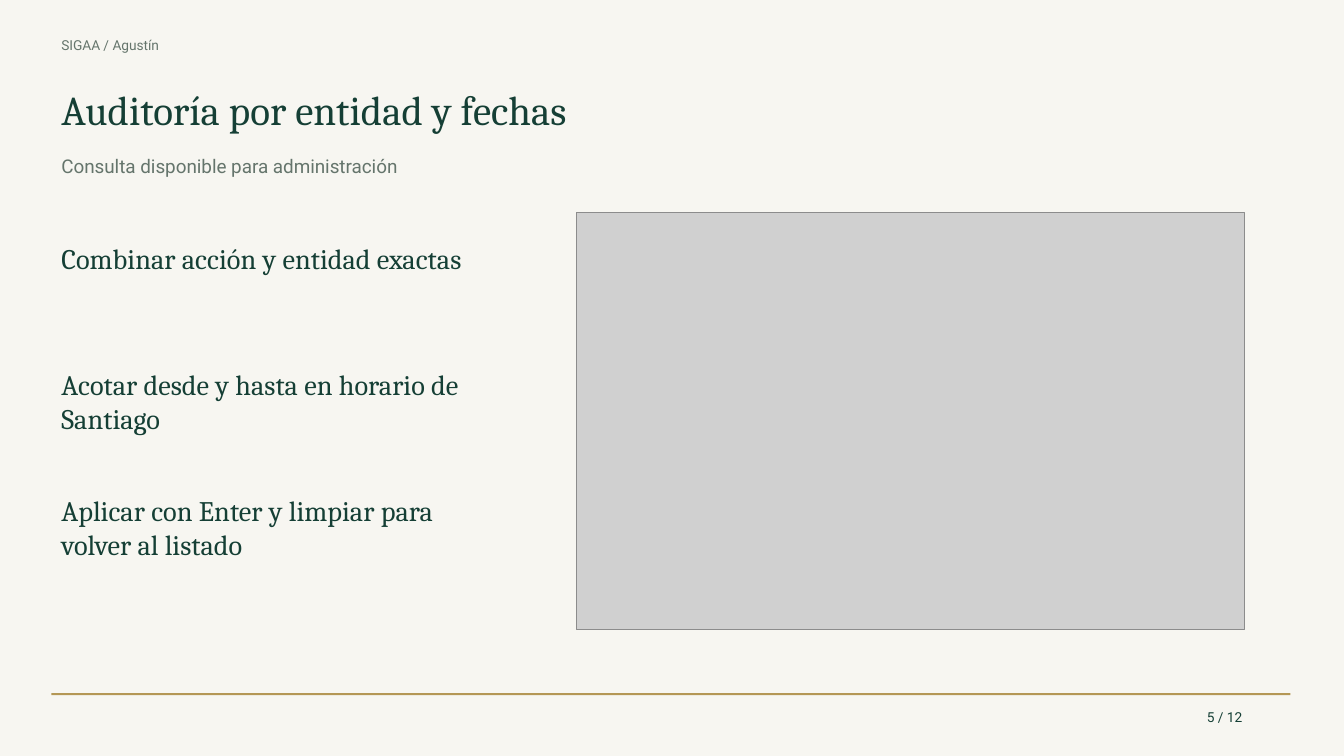
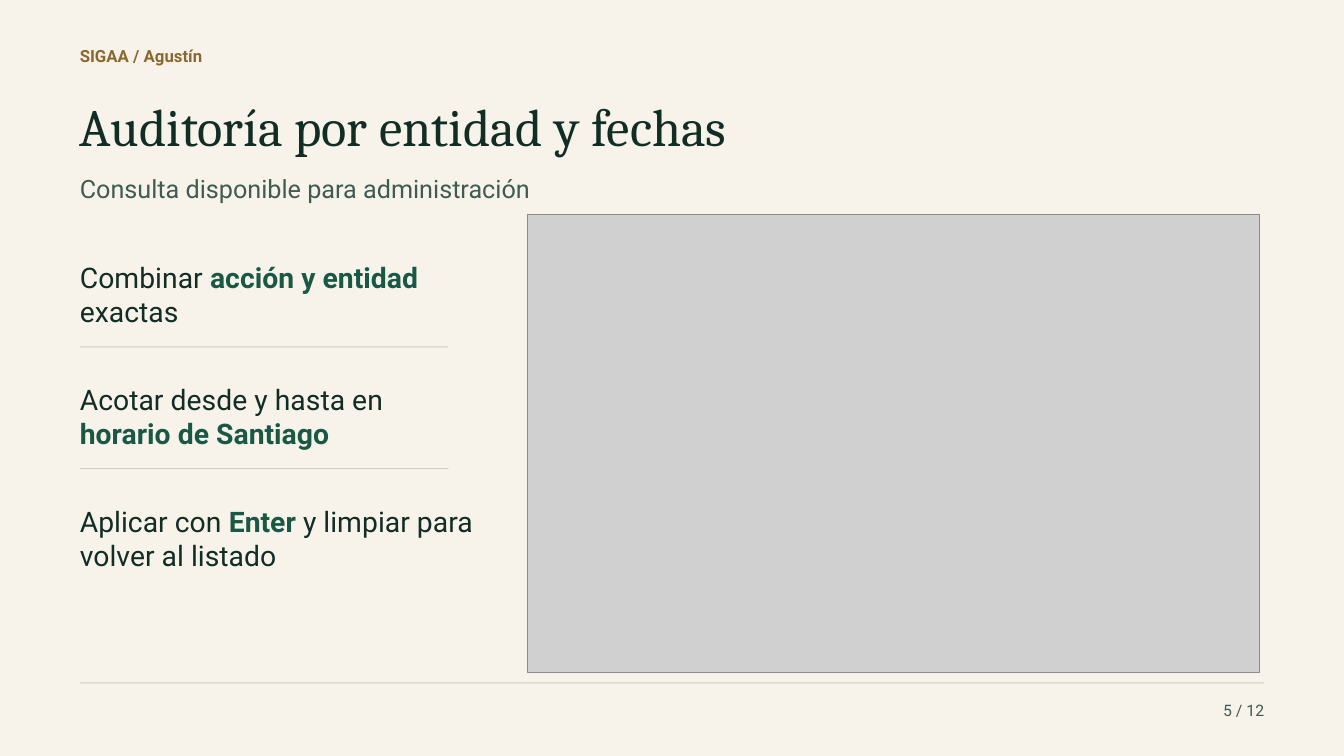
Before and after one commit to joellopez775/SIGAA-Capstone-2026, a slide deck: slide 5 of Fase 2/Evidencias Proyecto/SIGAA/output/presentaciones/Avance SIGAA - 12 noviembre 2026.pptx. Drawn at 1344x756 pixels with LibreOffice and Linux fonts; fonts in the diff are those of the drawing; grey boxes stand for pictures. Boxes give left, top, right and bottom in pixels: in the first picture for what was removed or moved away, otherwise in the second. Text is boxed around its words. In the diff, an @@ line names an element or a change of style, - is before the commit and + after.

```diff
--- a/Fase 2/Evidencias Proyecto/SIGAA/output/presentaciones/Avance SIGAA - 12 noviembre 2026.pptx
+++ b/Fase 2/Evidencias Proyecto/SIGAA/output/presentaciones/Avance SIGAA - 12 noviembre 2026.pptx
@@ background #F7F6F1 to #F7F3EA @@
@@ text "SIGAA / Agustín": place and size @@
-text "SIGAA / Agustín" at <box>61,40,159,53</box>
+text "SIGAA / Agustín" at <box>80,49,203,66</box>
@@ text "SIGAA / Agustín" at <box>80,49,203,66</box>: size 9.8 to 12 pt, text colour #65756C to #8A682E, bold on; vertical alignment top to middle @@
@@ text "Auditoría por entidad y fechas": place and size @@
-text "Auditoría por entidad y fechas" at <box>61,96,567,134</box>
+text "Auditoría por entidad y fechas" at <box>80,108,726,157</box>
@@ text "Auditoría por entidad y fechas" at <box>80,108,726,157</box>: size 29.2 to 37.5 pt, text colour #153F35 to #122D24; vertical alignment top to middle @@
@@ text "Consulta disponible para administración": place and size @@
-text "Consulta disponible para administración" at <box>61,159,398,177</box>
+text "Consulta disponible para administración" at <box>80,179,530,203</box>
@@ text "Consulta disponible para administración" at <box>80,179,530,203</box>: size 13.5 to 18 pt, text colour #65756C to #405B50; vertical alignment top to middle @@
@@ picture: place and size @@
-picture at <box>576,212,1244,630</box>
+picture at <box>527,214,1260,671</box>
@@ text "Combinar acción y entidad exactas": place and size @@
-text "Combinar acción y entidad exactas" at <box>61,249,461,275</box>
+text "Combinar acción y entidad exactas" at <box>80,266,418,323</box>
@@ text "Combinar acción y entidad exactas" at <box>80,266,418,323</box>: font Cambria to Roboto; text colour #153F35 to #122D24 in "Combinar exactas"; text colour #153F35 to #1A5846, bold on in "acción y entidad"; vertical alignment top to middle @@
@@ rectangle added at <box>80,347,449,348</box>, fill #CDCFC1 @@
@@ text "Acotar desde y hasta en ...": place and size @@
-text "Acotar desde y hasta en ..." at <box>61,375,458,435</box>
+text "Acotar desde y hasta en ..." at <box>80,388,383,450</box>
@@ text "Acotar desde y hasta en ..." at <box>80,388,383,450</box>: font Cambria to Roboto; text colour #153F35 to #122D24 in "Acotar desde y hasta en"; text colour #153F35 to #1A5846, bold on in "horario de Santiago"; vertical alignment top to middle @@
@@ rectangle added at <box>80,469,449,470</box>, fill #CDCFC1 @@
@@ text "Aplicar con Enter y limpiar ...": place and size @@
-text "Aplicar con Enter y limpiar ..." at <box>61,501,433,556</box>
+text "Aplicar con Enter y limpiar ..." at <box>80,510,473,567</box>
@@ text "Aplicar con Enter y limpiar ..." at <box>80,510,473,567</box>: font Cambria to Roboto; text colour #153F35 to #122D24 in "Aplicar con y limpiar para volver al ..."; text colour #153F35 to #1A5846, bold on in "Enter"; vertical alignment top to middle @@
@@ rectangle: place and size @@
-rectangle at <box>51,694,1291,696</box>
+rectangle at <box>80,683,1264,684</box>
@@ rectangle at <box>80,683,1264,684</box>: fill #B49755 to #CDCFC1 @@
@@ text "5 / 12": place and size @@
-text "5 / 12" at <box>1207,712,1242,722</box>
+text "5 / 12" at <box>1223,704,1264,716</box>
@@ text "5 / 12" at <box>1223,704,1264,716</box>: size 9.8 to 11.2 pt, text colour #153F35 to #405B50; alignment left to right; vertical alignment top to middle @@
```
Also in this commit, not shown: 11 other slides changed, 2 other files.
